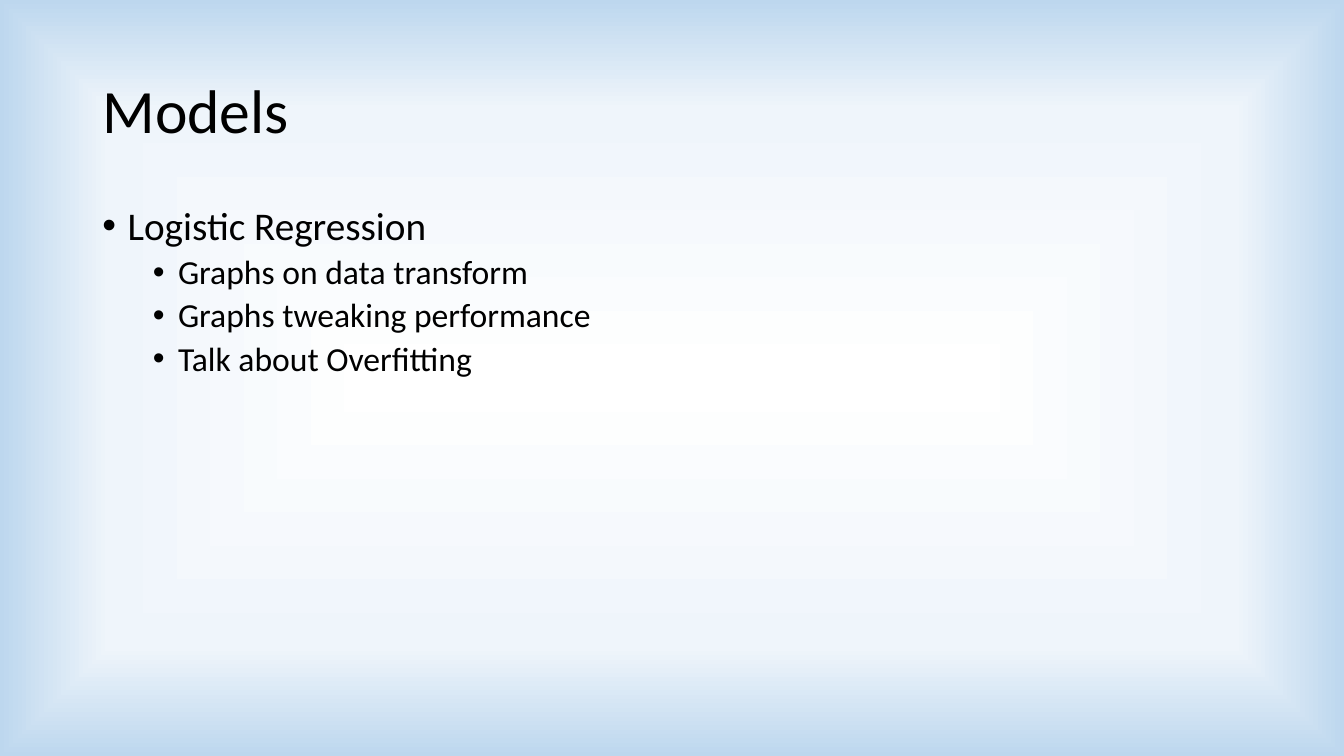
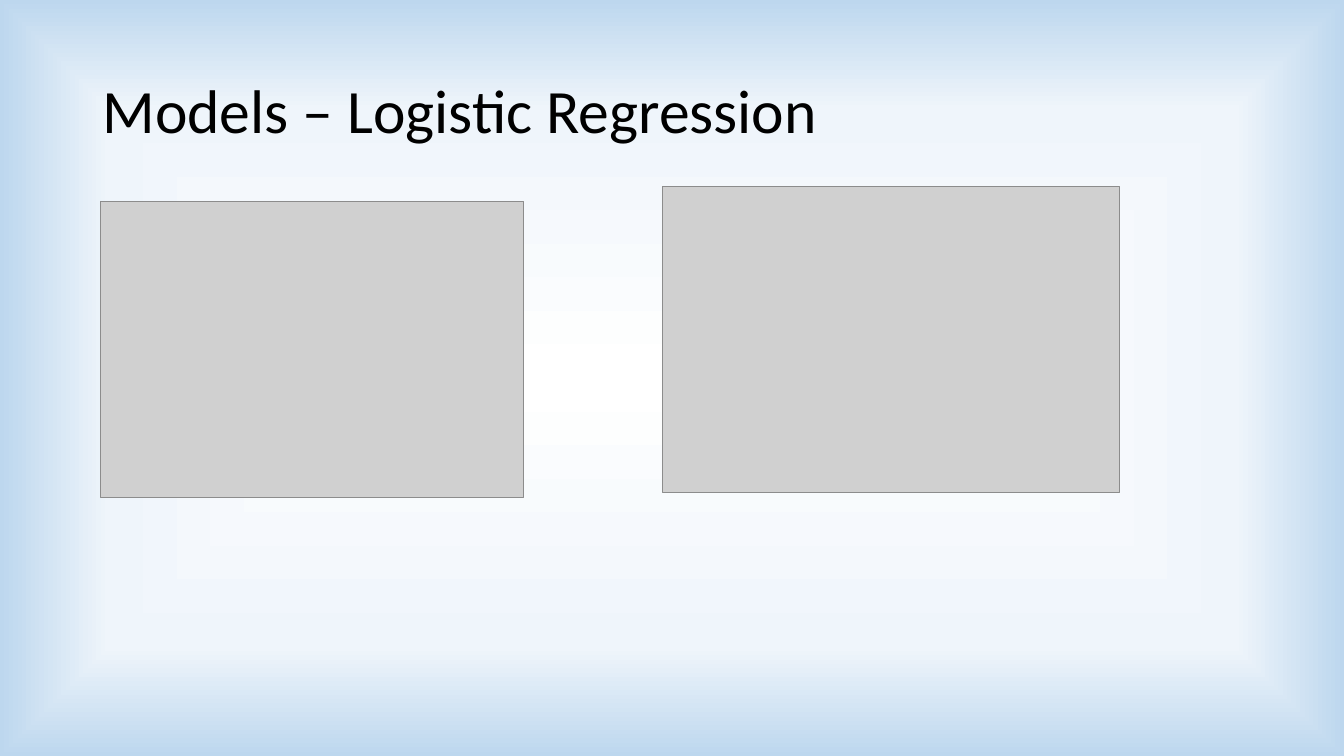
Before and after one commit to akshaymehra24/who-is-more-influential, a slide deck: slide 7 of Predicting Influencers in a Social Network.pptx. Drawn at 1344x756 pixels with LibreOffice and Linux fonts; fonts in the diff are those of the drawing; grey boxes stand for pictures. Boxes give left, top, right and bottom in pixels: in the first picture for what was removed or moved away, otherwise in the second. Text is boxed around its words. In the diff, an @@ line names an element or a change of style, - is before the commit and + after.

```diff
--- a/Predicting Influencers in a Social Network.pptx
+++ b/Predicting Influencers in a Social Network.pptx
@@ title at bbox=[102, 90, 816, 144]: text changed @@
-Models
+Models – Logistic Regression
@@ picture added at bbox=[101, 202, 524, 498] @@
@@ picture added at bbox=[663, 187, 1120, 493] @@
@@ text removed at bbox=[128, 213, 590, 377] @@
-• Logistic Regression
-  • Graphs on data transform
-  • Graphs tweaking performance
-  • Talk about Overfitting
```
Also in this commit, not shown: 4 other slides changed, 5 slides added, 2 slides removed, 28 other files.
